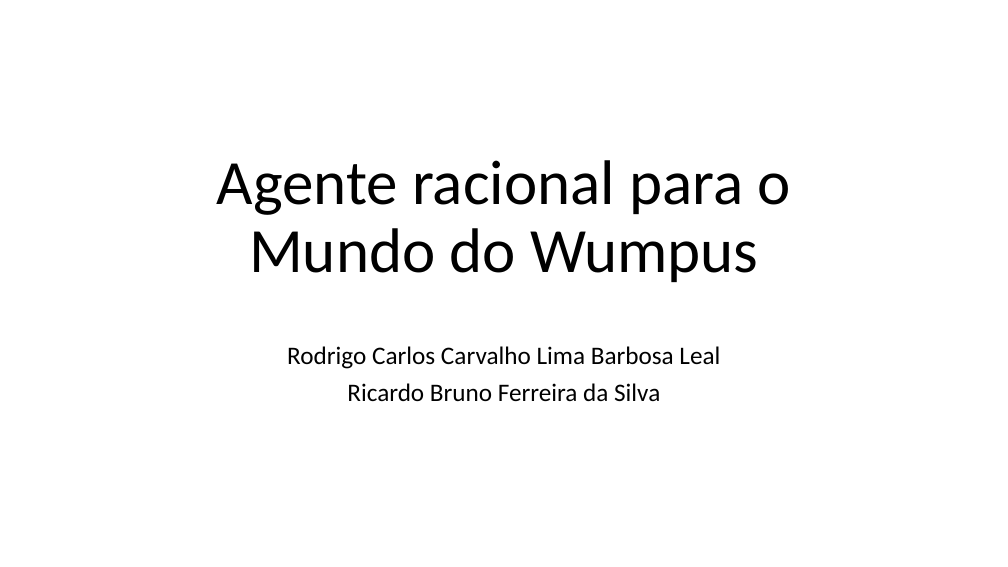
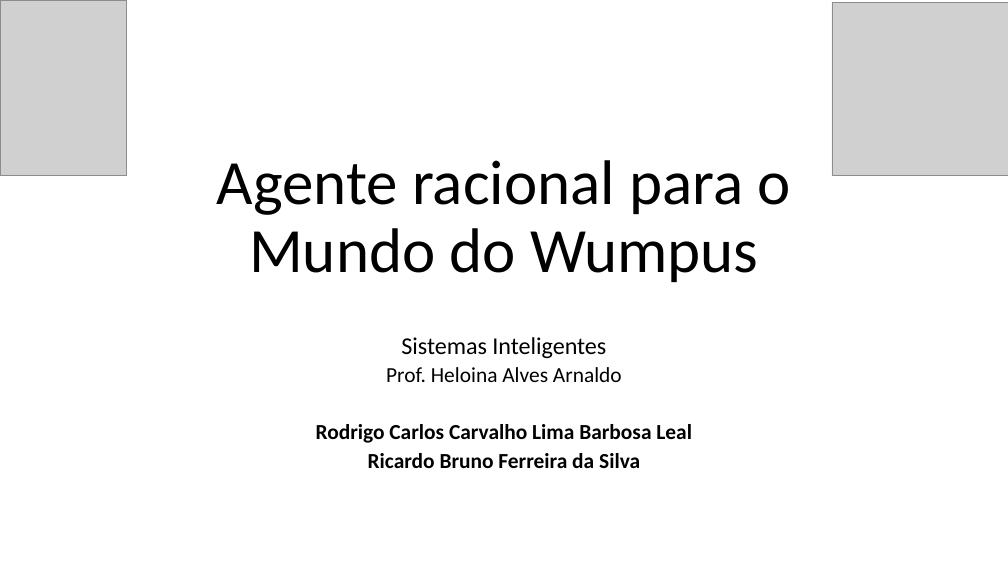
Before and after one commit to rodrigocarlos2/AgenteInteligente, a slide deck: slide 1 of Mundo do Wumpus.pptx. Drawn at 1008x567 pixels with LibreOffice and Linux fonts; fonts in the diff are those of the drawing; grey boxes stand for pictures. Boxes give left, top, right and bottom in pixels: in the first picture for what was removed or moved away, otherwise in the second. Text is boxed around its words. In the diff, an @@ line names an element or a change of style, - is before the commit and + after.

```diff
--- a/Mundo do Wumpus.pptx
+++ b/Mundo do Wumpus.pptx
@@ picture added at (x1=0, y1=0, x2=126, y2=175) @@
@@ picture added at (x1=832, y1=2, x2=1008, y2=175) @@
@@ subtitle at (x1=386, y1=337, x2=622, y2=382): paragraphs added @@
+Sistemas Inteligentes
+Prof. Heloina Alves Arnaldo
@@ subtitle at (x1=316, y1=424, x2=692, y2=468): size 24 to 20.4 pt, bold on in "Rodrigo Carlos Carvalho Lima Barbosa Leal", "Ricardo Bruno Ferreira da Silva"; line spacing 0.9 to 0.7 @@
```
Also in this commit, not shown: 1 other slide changed, 6 slides added.
